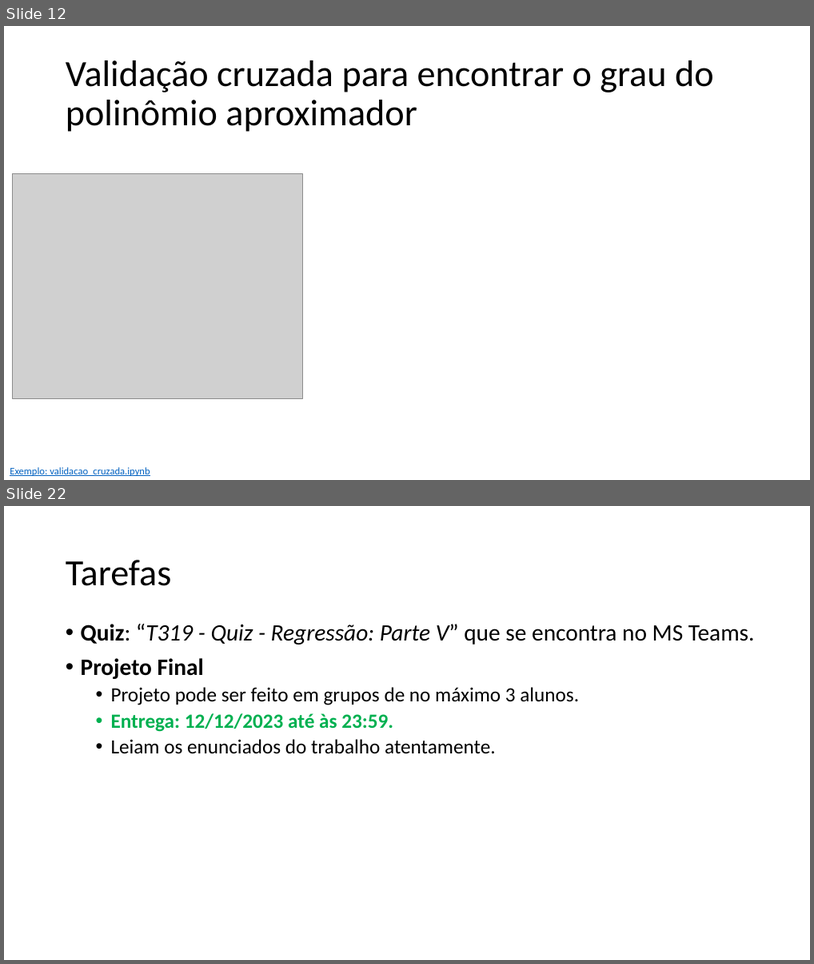
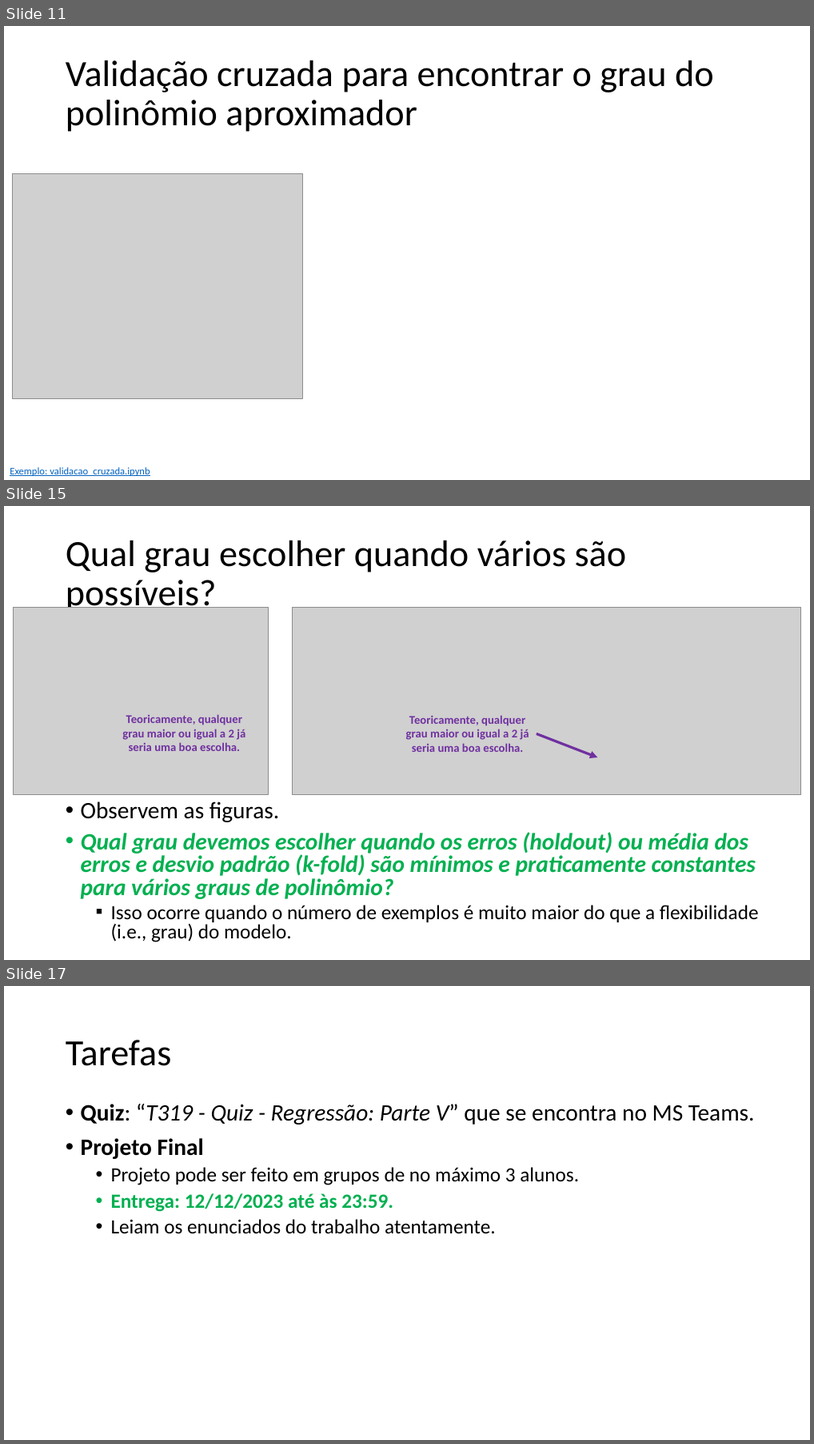
Before and after one commit to zz4fap/t319_aprendizado_de_maquina, a slide deck: slides/T319_Regressão_Linear (Parte V).pptx. Shown one above the other, each under a label of ours: slides 12 and 22 before the commit, slides 11, 15 and 17 after it; the slides between them are not shown. The pictures are 814x964 and 814x1444 pixels, drawn with LibreOffice and Linux fonts; fonts in the diff are those of the drawing; grey boxes stand for pictures. Boxes give left, top, right and bottom in pixels: in the first picture for what was removed or moved away, otherwise in the second. Text is boxed around its words. In the diff, an @@ line names an element or a change of style, - is before the commit and + after.

```diff
--- a/slides/T319_Regressão_Linear (Parte V).pptx
+++ b/slides/T319_Regressão_Linear (Parte V).pptx
@@ slide 15 added at (x1=4, y1=506, x2=810, y2=960), background #FFFFFF @@
@@ title added at (x1=66, y1=540, x2=627, y2=615), 44 pt, text #000000 @@
+Qual grau escolher quando vários são possíveis?
@@ picture added at (x1=13, y1=608, x2=268, y2=795) @@
@@ picture added at (x1=293, y1=608, x2=802, y2=795) @@
@@ text added at (x1=122, y1=714, x2=246, y2=751), 14 pt, text #7030A0, bold @@
+Teoricamente, qualquer grau maior ou igual a 2 já seria uma boa escolha.
@@ text added at (x1=406, y1=715, x2=530, y2=752), 14 pt, text #7030A0, bold @@
+Teoricamente, qualquer grau maior ou igual a 2 já seria uma boa escolha.
@@ arrow added from (537, 733) to (598, 757), #7030A0 3 pt @@
@@ text added at (x1=81, y1=801, x2=759, y2=942), 28 pt, text #00B050, bold, italic @@
+• Observem as figuras.
+• Qual grau devemos escolher quando os erros (holdout) ou média dos erros e desvio padrão (k-fold) são mínimos e praticamente constantes para vários graus de polinômio?
+  ▪ Isso ocorre quando o número de exemplos é muito maior do que a flexibilidade (i.e., grau) do modelo.
@@ what was slide 12 is now slide 11 @@
@@ what was slide 22 is now slide 17 @@
```
Also in this commit, not shown: 2 slides changed, 3 other slides added, 9 slides removed, 1 other file.
